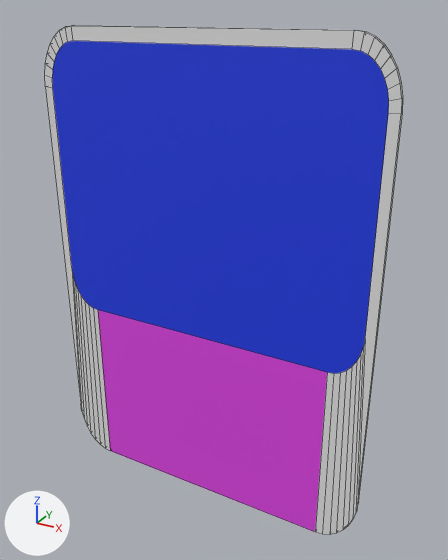
Before and after pictures for a commit that changed the FBX model Assets/Models/Card.fbx.
One viewpoint serves both versions: a 50 mm camera at (2.95, -4.9, 2.66) aimed at (0.17, 0.16, 0.13). Every picture has the same lights, and +X, +Y and +Z are marked at lower left. The picture after the commit comes second. Mesh edges are drawn as thin lines. Where no turn or scale is listed for an object, it has been applied to the vertices.

Before the edit, the objects in view are built like this:
```python
me_cube = bpy.data.meshes.new('Cube')
me_cube.from_pydata(...)  # 144 vertices, 110 faces; spans x -1.8..1.8, y -0.02..0.02, z -2.5..2.5
# faces by material slot: [107, 1, 1, 1]
me_cube.materials.append(mat_mainmat)  # white #e7e7e7
me_cube.materials.append(mat_window)  # blue #1f3ee7
me_cube.materials.append(mat_frontlogo)  # pink #e245e7
me_cube.materials.append(mat_backlogo)  # yellow #e7c537
ob_cube = bpy.data.objects.new('Cube', me_cube)
ob_cube.location = (0.0, 0.0, 0.0)
```
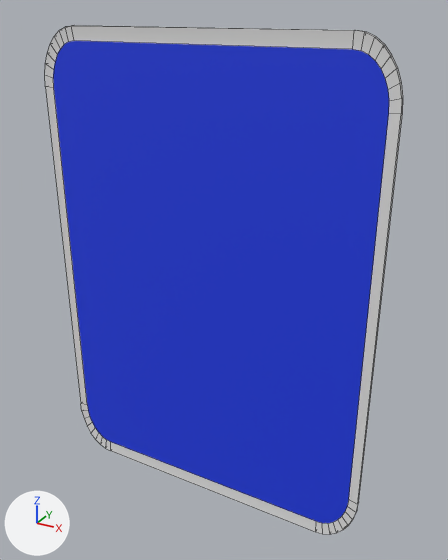
The change in detail:
me_cube has 144 vertices, 110 faces and spans x -1.8..1.8, y -0.02..0.02, z -2.5..2.5.
me_cube is used by ob_cube; location (0.0, 0.0, 0.0).
me_cube part 1: all 18 vertices in x -1.7..1.7, y -0.02, z -0.5..-0.05 are moved by (0.0, 0.01, -1.86).
me_cube part 2: all 1 face that had it switch from mat_frontlogo (pink #e245e7) to mat_mainmat (white #e7e7e7).

What differs and where, as boxes (x1, y1, x2, y2) in the pictures (448 x 560 px; the box of a moved part takes in the faces that stretch with it):
'Cube', reshaped, recoloured: (45, 25, 403, 535) in both
part 1 of me_cube, moved or reshaped: before (72, 272, 365, 535); after (81, 404, 358, 535)
part 2 of me_cube, recoloured: before (98, 310, 327, 532); after (110, 442, 316, 532)
